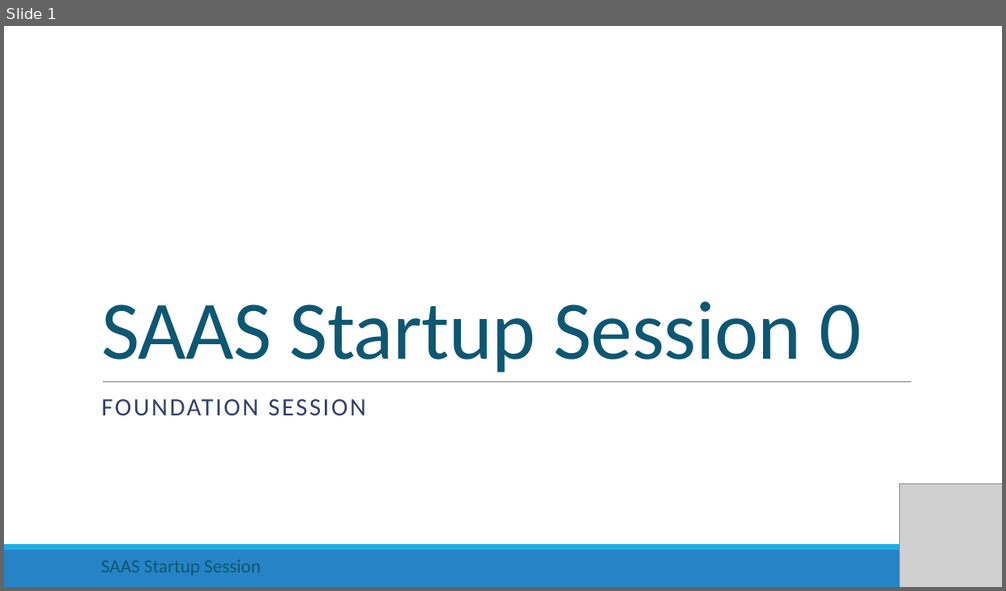
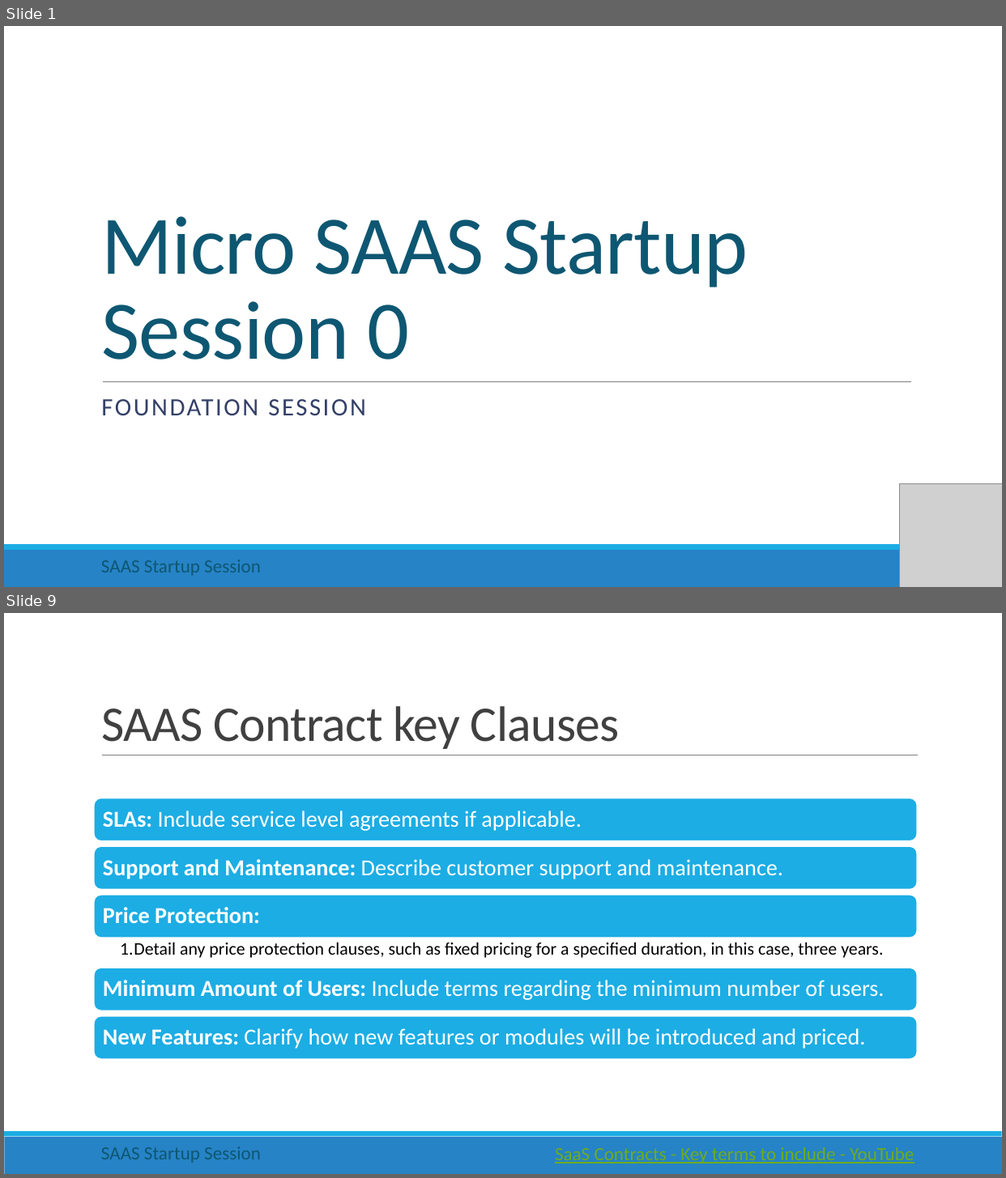
Before and after one commit to rishigujadhur1/Slides, a slide deck: Startups/Startup Session 0.pptx. Shown one above the other, each under a label of ours: slide 1 before the commit, slides 1 and 9 after it; the slides between them are not shown. The pictures are 1006x591 and 1006x1178 pixels, drawn with LibreOffice and Linux fonts; fonts in the diff are those of the drawing; grey boxes stand for pictures. Boxes give left, top, right and bottom in pixels: in the first picture for what was removed or moved away, otherwise in the second. Text is boxed around its words. In the diff, an @@ line names an element or a change of style, - is before the commit and + after.

Commit message:
SAAS contract Clauses

```diff
--- a/Startups/Startup Session 0.pptx
+++ b/Startups/Startup Session 0.pptx
@@ slide 9 added at bbox=[4, 613, 1002, 1174], background #FFFFFF; not listed: 2 template elements that a slide beside it also shows @@
@@ title added at bbox=[101, 706, 620, 749], 48 pt, text #404040 @@
+SAAS Contract key Clauses
@@ line added from (102, 756) to (918, 756), #808080 0.5 pt @@
@@ group added at bbox=[94, 798, 918, 1060]: 6 texts, 5 rounded rectangles @@
+SLAs: Include service level agreements if applicable.
+Support and Maintenance: Describe customer support and maintenance.
+Price Protection:
+  1. Detail any price protection clauses, such as fixed pricing for a specified duration, in this case, three years.
+Minimum Amount of Users: Include terms regarding the minimum number of users.
+New Features: Clarify how new features or modules will be introduced and priced.
@@ text added at bbox=[101, 1147, 261, 1163], 18 pt, text #0E5772 @@
+SAAS Startup Session
@@ text added at bbox=[555, 1148, 914, 1164], 18 pt, text #6EAC1C, underline @@
+SaaS Contracts - Key terms to include - YouTube
@@ slide 1 changed as well @@
@@ title at bbox=[101, 216, 748, 360]: text changed @@
-SAAS Startup Session 0
+Micro SAAS Startup Session 0
```
Also in this commit, not shown: 2 other slides changed, 5 other slides added, 1 slide removed, 3 other files.
